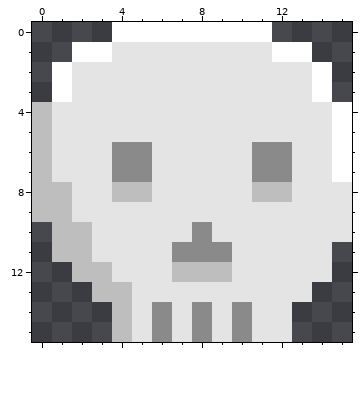
Two states of a pixel-art file, Frontend/retro-game/src/assets/images/Skull.aseprite. Above, as it was before the edit.
16x16 pixels, 1 frame.
The same view after the edit:
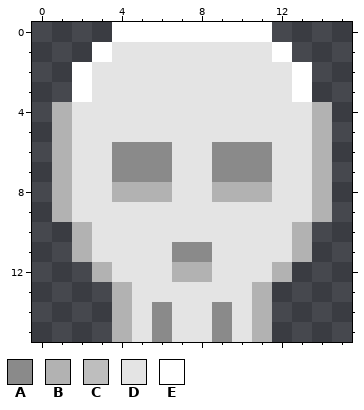
Palette (. is transparent): A #8a8a8a  B #b2b2b2  C #bebebe  D #e4e4e4  E #ffffff
Diff:
@@ x 0..15 @@
  0 ....EEEEEEEE....
- 1 ..EEDDDDDDDDEE..
- 2 .EDDDDDDDDDDDDE.
- 3 .EDDDDDDDDDDDDE.
- 4 CDDDDDDDDDDDDDDE
- 5 CDDDDDDDDDDDDDDE
- 6 CDDDAADDDDDAADDE
- 7 CDDDAADDDDDAADDE
- 8 CCDDCCDDDDDCCDDD
- 9 CCDDDDDDDDDDDDDD
-10 .CCDDDDDADDDDDDD
-11 .CCDDDDAAADDDDD.
-12 ..CCDDDCCCDDDDD.
-13 ...CCDDDDDDDDD..
-14 ....CDADADADD...
-15 ....CDADADADD...
+ 1 ...EDDDDDDDDE...
+ 2 ..EDDDDDDDDDDE..
+ 3 ..EDDDDDDDDDDE..
+ 4 .BDDDDDDDDDDDDB.
+ 5 .BDDDDDDDDDDDDB.
+ 6 .BDDAAADDAAADDB.
+ 7 .BDDAAADDAAADDB.
+ 8 .BDDBBBDDBBBDDB.
+ 9 .BDDDDDDDDDDDDB.
+10 ..BDDDDDDDDDDB..
+11 ..BDDDDAADDDDB..
+12 ...BDDDBBDDDB...
+13 ....BDDDDDDB....
+14 ....BDADDADB....
+15 ....BDADDADB....
Boxes around the changes in both pictures, in picture pixels (x1, y1, x2, y2):
changed: (32, 42, 352, 342)
